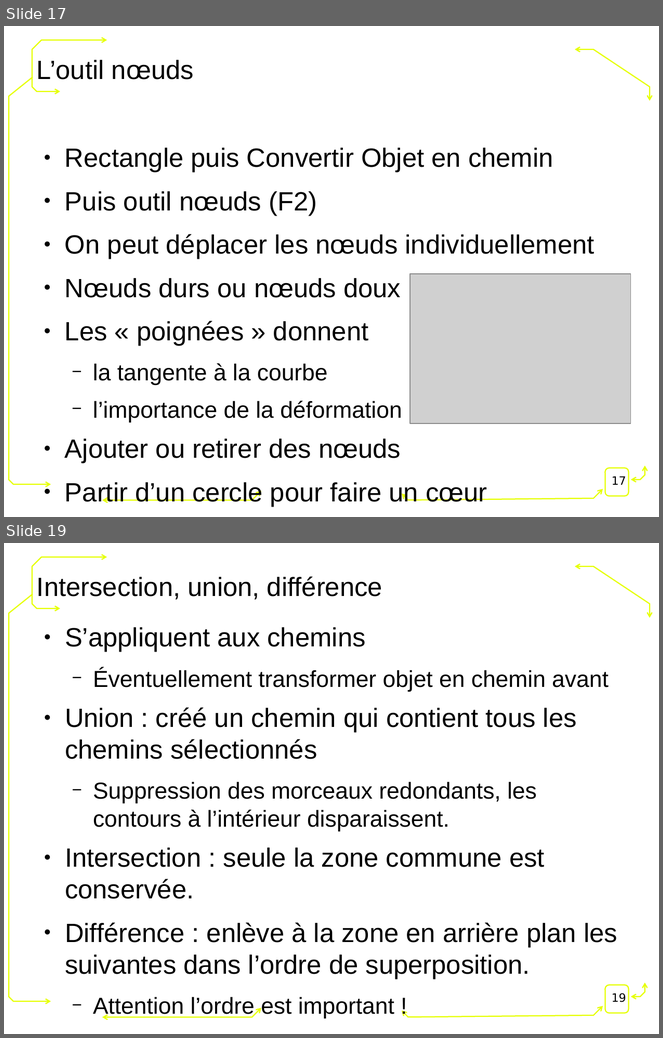
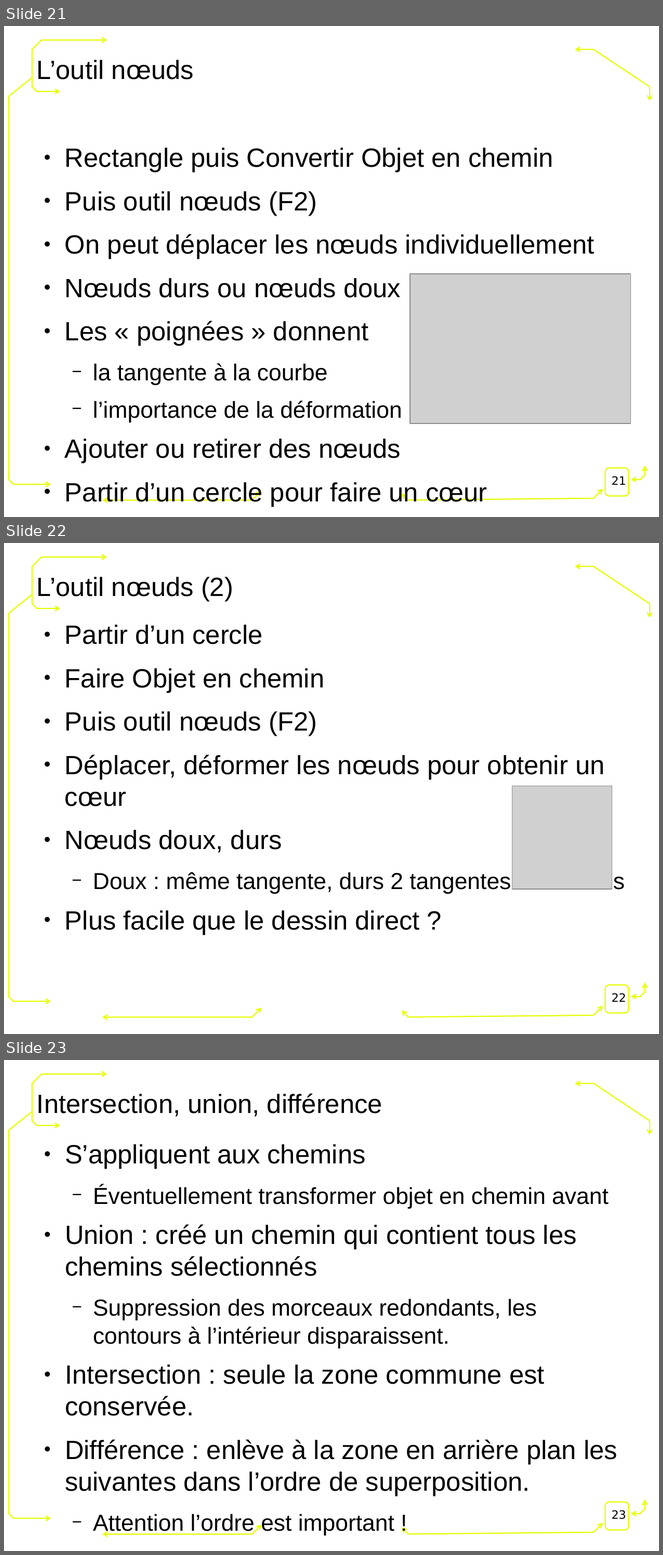
Before and after one commit to FablabLannion/Formation-Fondation-Orange, a slide deck: conception2D.odp. Shown one above the other, each under a label of ours: slides 17 and 19 before the commit, slides 21, 22 and 23 after it; the slides between them are not shown. The pictures are 663x1038 and 663x1555 pixels, drawn with LibreOffice and Linux fonts; fonts in the diff are those of the drawing; grey boxes stand for pictures; background and template pictures are left out. Boxes give left, top, right and bottom in pixels: in the first picture for what was removed or moved away, otherwise in the second. Text is boxed around its words. In the diff, an @@ line names an element or a change of style, - is before the commit and + after.

```diff
--- a/conception2D.odp
+++ b/conception2D.odp
@@ slide 22 added at (4, 543, 659, 1034), background #FFFFFF; not listed: 7 template elements that a slide beside it also shows @@
@@ title added at (37, 577, 233, 601), 32 pt, text #000000 @@
+L’outil nœuds (2)
@@ text added at (65, 625, 625, 935), 32 pt, text #000000 @@
+● Partir d’un cercle
+● Faire Objet en chemin
+● Puis outil nœuds (F2)
+● Déplacer, déformer les nœuds pour obtenir un cœur
+● Nœuds doux, durs
+  − Doux : même tangente, durs 2 tangentes différentes
+● Plus facile que le dessin direct ?
@@ picture added at (513, 786, 613, 890) @@
@@ page number added at (612, 993, 626, 1002), 14 pt, text #000000 @@
+22
@@ what was slide 17 is now slide 21 @@
@@ page number at (612, 476, 626, 485): text changed @@
-17
+21
@@ what was slide 19 is now slide 23 @@
@@ page number at (612, 1510, 626, 1520): text changed @@
-19
+23
```
Also in this commit, not shown: 7 slides changed, 6 other slides added, 1 slide removed, 2 other files.
